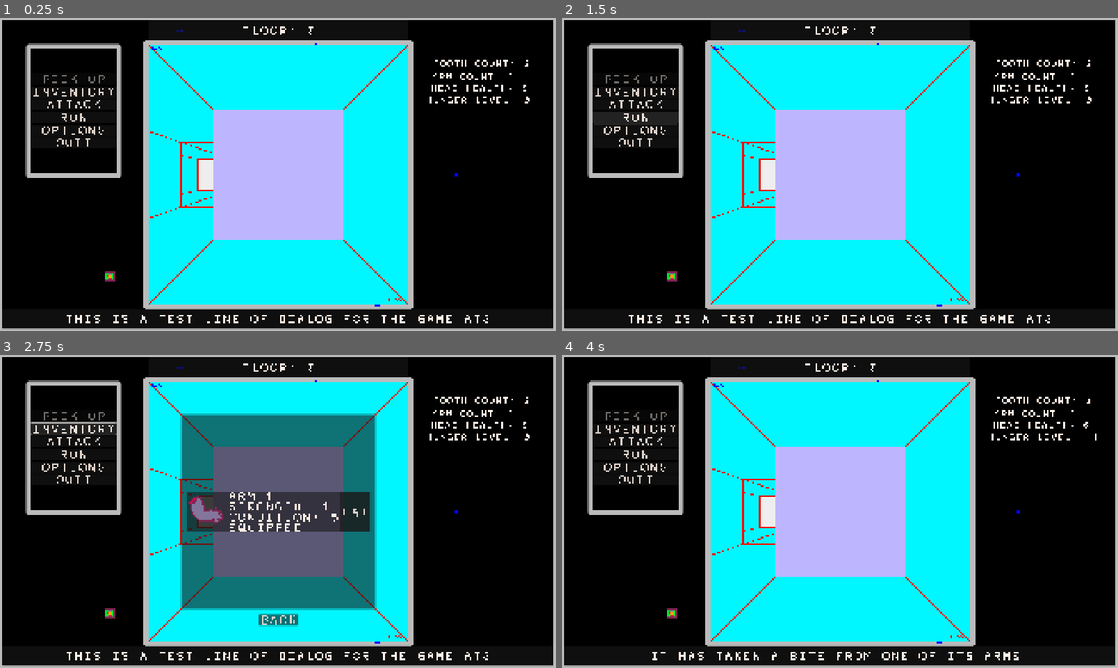
Above: before the commit, frames 1-4 (two rows, left to right).
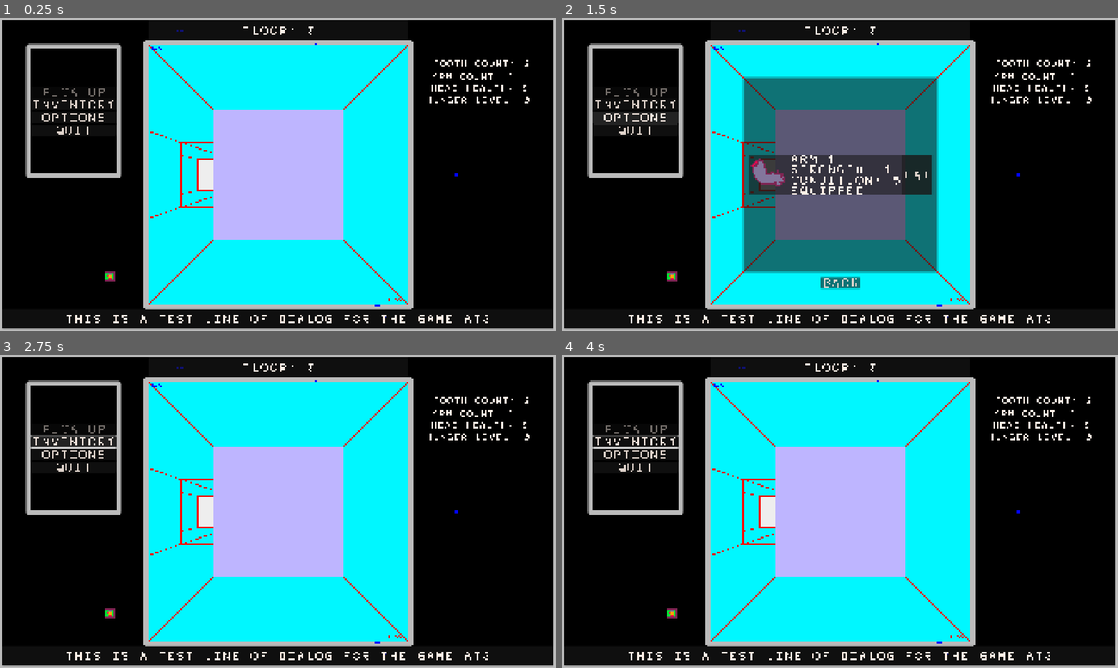
Above: after the commit, the same moments.

Repository: sym-z/arm-to-the-teeth
Game: Godot game, scene res://scenes/testing_level/testing_level.tscn
The game is run twice, just before and just after one commit, with the same random seed, the same clock (stepped at 60 frames per second) and the same inputs. The project has no main scene, so this scene is started directly. The engine's default icon, where the game draws it, is replaced by a stand-in: a white triangle on a blue panel in a dark square.
Inputs (mouse positions are in pixels of both pictures, inside the frame that each line leads up to):
- Up to frame 1 (0.25 s): no input
- Up to frame 2 (1.5 s): click (634, 105) at 0.5 s, where only the run before the commit has a clickable "ATTACK"; click (634, 118) at 1.25 s, where only the run before the commit has a clickable "RUN"
- Up to frame 3 (2.75 s): click "INVENTORY" at 2 s
- Up to frame 4 (4 s): click (917, 511) at 2.75 s, where only the run before the commit has a clickable "EAT"; click (840, 621) at 3.5 s, where only the run before the commit has a clickable "BACK"

The runs differ from the first frame. In frame 1, 0.6% of the frame differs, in the area x 6-21%, y 18-42%; in frame 2, 23%; in frame 3, 24%, in the area x 5-68%, y 18-87%; in frame 4, 1.6%.

Commit message:
Created Combat Viewport

Diff:
--- /dev/null
+++ b/src/classes/enemy/enemy.gd
@@ -0,0 +1,18 @@
+class_name Enemy extends Resource
+
+
+var total_health : int = 5
+var curr_health : int = 5
+
+var damage : int = 1
+
+var anim : SpriteFrames
+
+#TODO: Possibly item drop?
+
+func debug_print():
+	print("ENEMY")
+	print("TOTAL HEALTH: ", total_health)
+	print("CURRENT HEALTH: ", curr_health)
+	print("DAMAGE : ", damage)
+	print("ANIMATION : ", anim)
--- /dev/null
+++ b/src/prefabs/combat_viewport/combat_viewport.gd
@@ -0,0 +1,38 @@
+extends MarginContainer
+
+var opponent : Enemy
+
+@export_category("Dialog Box Button Choices")
+@export var attack_button : Button
+@export var run_button : Button
+
+@export_category("Animations")
+@export var player_anim : AnimatedSprite2D
+@export var enemy_anim : AnimatedSprite2D
+
+@export_category("TEMP ENEMY STATS")
+@export var temp_e_health : Label
+@export var temp_e_damage : Label
+func _ready():
+	visible = false
+
+
+# Called every frame. 'delta' is the elapsed time since the previous frame.
+func _process(delta):
+	pass
+
+func begin_combat(e : Enemy, loc : Vector2i):
+	Log.add_log_message("IT HAS ENTERED COMBAT")
+	visible = true
+	print("COMBAT BEGAN WITH ")
+	e.debug_print()
+	print("AT ", loc)
+	opponent = e
+	refresh_temp_labels()
+	if e.anim != null:
+		enemy_anim.sprite_frames = e.anim
+
+func refresh_temp_labels():
+	temp_e_health.text = "HEALTH: " + str(opponent.curr_health) + "/" + str(opponent.total_health)
+	temp_e_damage.text = "DAMAGE: " + str(opponent.damage)
+	pass
--- /dev/null
+++ b/src/prefabs/combat_viewport/combat_viewport.tscn
@@ -0,0 +1,116 @@
+[gd_scene load_steps=13 format=3 uid="uid://bg56n8dk3bo32"]
+
+[ext_resource type="Theme" uid="uid://sf5sddao6d8d" path="res://themes/combat_viewport/cv_margin_container.tres" id="1_tr6sk"]
+[ext_resource type="Script" uid="uid://kfv56jd16u1x" path="res://prefabs/combat_viewport/combat_viewport.gd" id="2_1vvdr"]
+[ext_resource type="Theme" uid="uid://b8yc44w3kkyyv" path="res://themes/combat_viewport/cv_panel_background.tres" id="2_l6kcl"]
+[ext_resource type="Theme" uid="uid://b0247qwjlu8lv" path="res://themes/combat_viewport/dialog_box_panel_container.tres" id="3_s7sq0"]
+[ext_resource type="Theme" uid="uid://cy0kpb306vpwj" path="res://themes/combat_viewport/db_button_choices_hbox.tres" id="4_1vvdr"]
+[ext_resource type="Theme" uid="uid://bwh30wttiv88h" path="res://themes/combat_viewport/db_margin_container.tres" id="4_j2lbb"]
+[ext_resource type="Theme" uid="uid://buown6vatfsa6" path="res://themes/combat_viewport/db_buttons.tres" id="5_0i4k7"]
+[ext_resource type="Texture2D" uid="uid://usv74cjcjiqn" path="res://assets/visual/prototype_items/enemy_d1.png" id="8_704d3"]
+[ext_resource type="Texture2D" uid="uid://ou7e6kd78irn" path="res://icon.svg" id="9_guh7h"]
+
+[sub_resource type="AtlasTexture" id="AtlasTexture_0d03b"]
+atlas = ExtResource("8_704d3")
+region = Rect2(0, 0, 224, 224)
+
+[sub_resource type="SpriteFrames" id="SpriteFrames_6m76e"]
+animations = [{
+"frames": [{
+"duration": 1.0,
+"texture": SubResource("AtlasTexture_0d03b")
+}],
+"loop": true,
+"name": &"default",
+"speed": 5.0
+}]
+
+[sub_resource type="SpriteFrames" id="SpriteFrames_6poga"]
+animations = [{
+"frames": [{
+"duration": 1.0,
+"texture": ExtResource("9_guh7h")
+}],
+"loop": true,
+"name": &"default",
+"speed": 5.0
+}]
+
+[node name="Combat Viewport" type="MarginContainer" node_paths=PackedStringArray("attack_button", "run_button", "player_anim", "enemy_anim", "temp_e_health", "temp_e_damage")]
+anchors_preset = 15
+anchor_right = 1.0
+anchor_bottom = 1.0
+grow_horizontal = 2
+grow_vertical = 2
+mouse_filter = 2
+theme = ExtResource("1_tr6sk")
+script = ExtResource("2_1vvdr")
+attack_button = NodePath("Dialog Box/Dialog Box Panel Container/Button Choices/Attack")
+run_button = NodePath("Dialog Box/Dialog Box Panel Container/Button Choices/Run")
+player_anim = NodePath("Player Sprite")
+enemy_anim = NodePath("Enemy Sprite")
+temp_e_health = NodePath("TEMP ENEMY STATS/VBoxContainer/TEMP ENEMY HEALTH")
+temp_e_damage = NodePath("TEMP ENEMY STATS/VBoxContainer/TEMP ENEMY DAMAGE")
+
+[node name="Background" type="Panel" parent="."]
+layout_mode = 2
+mouse_filter = 2
+theme = ExtResource("2_l6kcl")
+
+[node name="Dialog Box" type="MarginContainer" parent="."]
+layout_mode = 2
+mouse_filter = 2
+theme = ExtResource("4_j2lbb")
+theme_override_constants/margin_top = 696
+
+[node name="Dialog Box Panel Container" type="PanelContainer" parent="Dialog Box"]
+z_index = 1
+layout_mode = 2
+mouse_filter = 2
+theme = ExtResource("3_s7sq0")
+
+[node name="Button Choices" type="HBoxContainer" parent="Dialog Box/Dialog Box Panel Container"]
+layout_mode = 2
+mouse_filter = 2
+theme = ExtResource("4_1vvdr")
+alignment = 1
+
+[node name="Attack" type="Button" parent="Dialog Box/Dialog Box Panel Container/Button Choices"]
+layout_mode = 2
+theme = ExtResource("5_0i4k7")
+text = "ATTACK"
+
+[node name="Run" type="Button" parent="Dialog Box/Dialog Box Panel Container/Button Choices"]
+layout_mode = 2
+theme = ExtResource("5_0i4k7")
+text = "RUN"
+
+[node name="Enemy Sprite" type="AnimatedSprite2D" parent="."]
+position = Vector2(1226, 293)
+scale = Vector2(1.54775, 1.58149)
+sprite_frames = SubResource("SpriteFrames_6m76e")
+
+[node name="Player Sprite" type="AnimatedSprite2D" parent="."]
+position = Vector2(704, 725)
+scale = Vector2(2.71238, 2.97792)
+sprite_frames = SubResource("SpriteFrames_6poga")
+
+[node name="TEMP ENEMY STATS" type="MarginContainer" parent="."]
+layout_mode = 2
+theme_override_constants/margin_left = 210
+theme_override_constants/margin_top = 175
+theme_override_constants/margin_right = 0
+theme_override_constants/margin_bottom = 0
+
+[node name="VBoxContainer" type="VBoxContainer" parent="TEMP ENEMY STATS"]
+layout_mode = 2
+
+[node name="TEMP ENEMY HEALTH" type="Label" parent="TEMP ENEMY STATS/VBoxContainer"]
+layout_mode = 2
+theme_override_font_sizes/font_size = 32
+text = "HEALTH: "
+
+[node name="TEMP ENEMY DAMAGE" type="Label" parent="TEMP ENEMY STATS/VBoxContainer"]
+layout_mode = 2
+theme_override_font_sizes/font_size = 32
+text = "DAMAGE: "
--- a/src/prefabs/map/map.gd
+++ b/src/prefabs/map/map.gd
@@ -5,6 +5,8 @@
 var empty_cells : Array[Vector2i]
 ## To keep track of unique Arm objects
 var arm_atlas : Dictionary[Vector2i, Arm]
+## To keep track of unique Enemy objects
+var enemy_atlas : Dictionary[Vector2i, Enemy]
 
 var frontier : Array[Cell]
 @export var rows : int = 10
@@ -119,6 +121,12 @@
 	for arm_loc in arm_atlas.keys():
 		print(arm_loc)
 		arm_atlas[arm_loc].debug_print()
+
+func print_enemy_atlas():
+	print("ENEMY ATLAS")
+	for enemy_loc in enemy_atlas.keys():
+		print(enemy_loc)
+		enemy_atlas[enemy_loc].debug_print()
 #endregion
 #region Prim's Algorithm
 # Prim's Algorithm
@@ -315,6 +323,12 @@
 			arm_drop.condition = 6
 			arm_drop.equipped = false
 			arm_atlas[loc] = arm_drop
+		elif type == Cell.TYPE.ENEMY:
+			var new_enemy : Enemy = Enemy.new()
+			#TODO: Randomize stats, but influence based off of floor level
+			# Keeping defaults for now
+			#TODO: GIVE UNIQUE SPRITEFRAMES!
+			enemy_atlas[loc] = new_enemy
 		#print("Placing ", type, " at ", loc)
 	else:
 		push_error("Attempted to place an empty item on a cell in place_item_at_loc in map.gd")
--- a/src/prefabs/player/player.gd
+++ b/src/prefabs/player/player.gd
@@ -8,15 +8,16 @@
 ## Will the player enter the battle scene when they step on a space with an enemy
 @export var ignore_combat : bool = false
 ## Is the player currently in combat
-var in_battle : bool = false
+var in_combat : bool = false
 
 signal change_facing
 signal change_position
 signal item_picked_up
 # Allows items/landmarks to be set after the player has spawned.
 signal player_spawned
-# Sends signal to UI to activate buttons and/or start battle.
+# Sends signal to UI to activate buttons
 signal item_detected(item : Cell.TYPE, loc : Vector2i)
+signal combat_started(enemy: Enemy, loc : Vector2i)
 #region Inventory and Stat Variables
 @export var tooth_count : int = 3
 # How many arms are equipped
@@ -68,7 +69,7 @@
 	pass
 #region Player Movement
 func _input(event):
-	if in_battle == false:
+	if in_combat == false:
 		if event.is_action_pressed("move_forward"):
 			move()
 		if event.is_action_pressed("move_back"):
@@ -158,7 +159,8 @@
 			item_detected.emit(Cell.TYPE.ENEMY, position)
 			# Begin combat
 			if ignore_combat == false:
-				in_battle = true
+				in_combat = true
+				combat_started.emit(map.enemy_atlas[position], position)
 			return Cell.TYPE.ENEMY
 	push_error("Current cell does not have detectable type in check_cell_type() in player.gd")
 	item_detected.emit(Cell.TYPE.EMPTY, position)
--- a/src/prefabs/ui/mini_map/mini_map.gd
+++ b/src/prefabs/ui/mini_map/mini_map.gd
@@ -23,7 +23,6 @@
 func _ready():
 	player = root_ui.player
 	map = root_ui.map
-	print(map)
 	player.connect("change_facing", player_direction_refresh)
 	player.connect("change_position", player_position_refresh)
 	player.connect("item_picked_up", item_picked_up)
@@ -39,7 +38,6 @@
 	return mini_map_tiles.get_frame_texture("default", walls)
 
 func create_visualization():
-	print("POGGY")
 	var world_map : Dictionary[Vector2i,Cell] = map.world_map
 	for key in world_map.keys():
 		var curr_texture : Texture2D = int_to_sprite(world_map[key].walls_to_int())
--- a/src/prefabs/ui/ui.gd
+++ b/src/prefabs/ui/ui.gd
@@ -1,13 +1,12 @@
 extends CanvasLayer
 
+#region Initializations and Export Variables
 @export var player : Node
 @export var map : Node
 
 @export_category("Context Menu Buttons")
 @export var pickup_button : Button
 @export var inventory_button : Button
-@export var attack_button : Button
-@export var run_button : Button
 @export var options_button : Button
 @export var quit_button : Button
 
@@ -18,9 +17,9 @@
 @export var head_label : Label
 @export var hunger_label : Label
 
-var item_to_pick : Cell.TYPE = Cell.TYPE.EMPTY
 
 # For adding arms to the inventory
+var item_to_pick : Cell.TYPE = Cell.TYPE.EMPTY
 @export_category("Inventory")
 @export var inventory_container : MarginContainer
 @export var item_container : VBoxContainer
@@ -44,6 +43,10 @@
 
 @export_category("Mini Map")
 @export var mini_map : Node2D
+
+@export_category("Combat Viewport")
+@export var combat_viewport : MarginContainer
+#endregion
 func _ready():
 	Log.connect("new_log", update_log_line)
 	Log.connect("new_log", update_full_log)
@@ -94,27 +97,21 @@
 	match item:
 		Cell.TYPE.EMPTY:
 			pickup_button.disabled = true
-			disable_combat_buttons()
 			item_to_pick = Cell.TYPE.EMPTY
 		Cell.TYPE.SPAWN:
 			pickup_button.disabled = true
-			disable_combat_buttons()
 			item_to_pick = Cell.TYPE.SPAWN
 		Cell.TYPE.EXIT:
 			pickup_button.disabled = true
-			disable_combat_buttons()
 			item_to_pick = Cell.TYPE.EXIT
 		Cell.TYPE.ARM:
 			pickup_button.disabled = false
-			disable_combat_buttons()
 			item_to_pick = Cell.TYPE.ARM
 		Cell.TYPE.TOOTH:
 			pickup_button.disabled = false
-			disable_combat_buttons()
 			item_to_pick = Cell.TYPE.TOOTH
 		Cell.TYPE.ENEMY:
 			pickup_button.disabled = true
-			enable_combat_buttons()
 			item_to_pick = Cell.TYPE.ENEMY
 
 # When the player picks up what is at their feet, set the UI to the correct state.
@@ -161,15 +158,6 @@
 	change_inventory_visibility(false)
 #endregion
 
-#region Combat Buttons
-func disable_combat_buttons():
-	attack_button.disabled = true
-	run_button.disabled = true
-func enable_combat_buttons():
-	attack_button.disabled = false
-	run_button.disabled = false
-#endregion
-
 #region Log Window
 func change_full_log_window_visibility(new_vis : bool):
 	full_log_window_container.visible = new_vis
@@ -190,3 +178,8 @@
 func _on_full_window_back_button_pressed():
 	change_full_log_window_visibility(false)
 #endregion
+
+#region Combat Handling
+func _on_player_combat_started(enemy, loc):
+	combat_viewport.begin_combat(enemy,loc)
+#endregion
--- a/src/prefabs/ui/ui.tscn
+++ b/src/prefabs/ui/ui.tscn
@@ -17,13 +17,12 @@
 [ext_resource type="Theme" uid="uid://casrwxgiyddvj" path="res://themes/viewport_header/viewport_header_margin_container.tres" id="13_xw6rm"]
 [ext_resource type="Theme" uid="uid://6j2no5j5cswb" path="res://themes/viewport_header/viewport_header_label.tres" id="14_gtvwi"]
 [ext_resource type="PackedScene" uid="uid://c2f1a8763qesj" path="res://prefabs/ui/mini_map/mini_map.tscn" id="15_gtvwi"]
-
-[node name="UI" type="CanvasLayer" node_paths=PackedStringArray("pickup_button", "inventory_button", "attack_button", "run_button", "options_button", "quit_button", "tooth_label", "arm_label", "head_label", "hunger_label", "inventory_container", "item_container", "inv_back_button", "log_line_label", "full_log_container", "full_log_window_container", "full_log_scroller", "full_log_back_button", "viewport_header_label", "mini_map")]
+[ext_resource type="PackedScene" uid="uid://bg56n8dk3bo32" path="res://prefabs/combat_viewport/combat_viewport.tscn" id="18_hvfel"]
+
+[node name="UI" type="CanvasLayer" node_paths=PackedStringArray("pickup_button", "inventory_button", "options_button", "quit_button", "tooth_label", "arm_label", "head_label", "hunger_label", "inventory_container", "item_container", "inv_back_button", "log_line_label", "full_log_container", "full_log_window_container", "full_log_scroller", "full_log_back_button", "viewport_header_label", "mini_map", "combat_viewport")]
 script = ExtResource("1_gxjsb")
 pickup_button = NodePath("Context Menu/Button Container/Pick Up")
 inventory_button = NodePath("Context Menu/Button Container/Inventory")
-attack_button = NodePath("Context Menu/Button Container/Attack")
-run_button = NodePath("Context Menu/Button Container/Run")
 options_button = NodePath("Context Menu/Button Container/Options")
 quit_button = NodePath("Context Menu/Button Container/Quit")
 tooth_label = NodePath("Temporary Labels/TEMP TEETH")
@@ -40,6 +39,7 @@
 full_log_back_button = NodePath("Log/Full Window Back Button")
 viewport_header_label = NodePath("Viewport Header Container/Viewport Header Label")
 mini_map = NodePath("Mini Map")
+combat_viewport = NodePath("Combat Viewport")
 
 [node name="Background" type="TextureRect" parent="."]
 offset_right = 40.0
@@ -74,16 +74,6 @@
 layout_mode = 2
 theme = ExtResource("4_htiv7")
 text = "INVENTORY"
-
-[node name="Attack" type="Button" parent="Context Menu/Button Container"]
-layout_mode = 2
-theme = ExtResource("5_cllw1")
-text = "ATTACK"
-
-[node name="Run" type="Button" parent="Context Menu/Button Container"]
-layout_mode = 2
-theme = ExtResource("5_cllw1")
-text = "RUN"
 
 [node name="Options" type="Button" parent="Context Menu/Button Container"]
 layout_mode = 2
@@ -134,6 +124,7 @@
 
 [node name="Inventory Window" type="MarginContainer" parent="Inventory"]
 visible = false
+z_index = 1
 anchors_preset = 15
 anchor_right = 1.0
 anchor_bottom = 1.0
@@ -152,6 +143,7 @@
 
 [node name="Back Button" type="Button" parent="Inventory"]
 visible = false
+z_index = 1
 offset_left = 892.0
 offset_top = 893.0
 offset_right = 1028.0
@@ -164,6 +156,7 @@
 [node name="Log" type="Node" parent="."]
 
 [node name="Log Line Window" type="PanelContainer" parent="Log"]
+z_index = 1
 offset_left = 7.0
 offset_top = 1003.0
 offset_right = 1910.0
@@ -182,6 +175,7 @@
 
 [node name="Log Full Window" type="MarginContainer" parent="Log"]
 visible = false
+z_index = 1
 anchors_preset = 15
 anchor_right = 1.0
 anchor_bottom = 1.0
@@ -208,6 +202,7 @@
 
 [node name="Full Window Back Button" type="Button" parent="Log"]
 visible = false
+z_index = 1
 offset_left = 893.0
 offset_top = 944.0
 offset_right = 1029.0
@@ -240,6 +235,8 @@
 scale = Vector2(4, 4)
 root_ui = NodePath("..")
 
+[node name="Combat Viewport" parent="." instance=ExtResource("18_hvfel")]
+
 [connection signal="pressed" from="Context Menu/Button Container/Pick Up" to="." method="_on_pick_up_pressed"]
 [connection signal="pressed" from="Context Menu/Button Container/Inventory" to="." method="_on_inventory_pressed"]
 [connection signal="pressed" from="Inventory/Back Button" to="." method="_on_back_button_pressed"]
--- a/src/scenes/testing_level/testing_level.tscn
+++ b/src/scenes/testing_level/testing_level.tscn
@@ -48,6 +48,7 @@
 [connection signal="change_facing" from="Player" to="Debug Visualizer Layer/Debug Visualizer" method="_on_player_change_facing"]
 [connection signal="change_position" from="Player" to="Dungeon Viewport" method="_on_player_change_position"]
 [connection signal="change_position" from="Player" to="Debug Visualizer Layer/Debug Visualizer" method="_on_player_change_position"]
+[connection signal="combat_started" from="Player" to="UI" method="_on_player_combat_started"]
 [connection signal="hunger_ticked" from="Player" to="UI" method="_on_player_hunger_ticked"]
 [connection signal="item_detected" from="Player" to="UI" method="_on_player_item_detected"]
 [connection signal="item_picked_up" from="Player" to="Dungeon Viewport" method="_on_player_item_picked_up"]
--- /dev/null
+++ b/src/themes/combat_viewport/cv_margin_container.tres
@@ -0,0 +1,7 @@
+[gd_resource type="Theme" format=3 uid="uid://sf5sddao6d8d"]
+
+[resource]
+MarginContainer/constants/margin_bottom = 92
+MarginContainer/constants/margin_left = 512
+MarginContainer/constants/margin_right = 512
+MarginContainer/constants/margin_top = 92
--- /dev/null
+++ b/src/themes/combat_viewport/cv_panel_background.tres
@@ -0,0 +1,6 @@
+[gd_resource type="Theme" load_steps=2 format=3 uid="uid://b8yc44w3kkyyv"]
+
+[ext_resource type="StyleBox" uid="uid://4hn6jtup50uf" path="res://themes/combat_viewport/cv_panel_background_style_box.tres" id="1_er12b"]
+
+[resource]
+Panel/styles/panel = ExtResource("1_er12b")
--- /dev/null
+++ b/src/themes/combat_viewport/cv_panel_background_style_box.tres
@@ -0,0 +1,16 @@
+[gd_resource type="StyleBoxFlat" format=3 uid="uid://4hn6jtup50uf"]
+
+[resource]
+bg_color = Color(0, 0, 0, 1)
+border_width_left = 16
+border_width_top = 16
+border_width_right = 16
+border_width_bottom = 16
+corner_radius_top_left = 8
+corner_radius_top_right = 8
+corner_radius_bottom_right = 8
+corner_radius_bottom_left = 8
+expand_margin_left = 16.0
+expand_margin_top = 16.0
+expand_margin_right = 16.0
+expand_margin_bottom = 16.0
--- /dev/null
+++ b/src/themes/combat_viewport/db_button_choices_hbox.tres
@@ -0,0 +1,4 @@
+[gd_resource type="Theme" format=3 uid="uid://cy0kpb306vpwj"]
+
+[resource]
+HBoxContainer/constants/separation = 128
--- /dev/null
+++ b/src/themes/combat_viewport/db_buttons.tres
@@ -0,0 +1,7 @@
+[gd_resource type="Theme" load_steps=2 format=3 uid="uid://buown6vatfsa6"]
+
+[ext_resource type="FontFile" uid="uid://d22avmrynvyyh" path="res://assets/visual/ui/ui_font_0.png" id="1_hx1q7"]
+
+[resource]
+Button/font_sizes/font_size = 32
+Button/fonts/font = ExtResource("1_hx1q7")
--- /dev/null
+++ b/src/themes/combat_viewport/db_margin_container.tres
@@ -0,0 +1,7 @@
+[gd_resource type="Theme" format=3 uid="uid://bwh30wttiv88h"]
+
+[resource]
+MarginContainer/constants/margin_bottom = 0
+MarginContainer/constants/margin_left = 0
+MarginContainer/constants/margin_right = 0
+MarginContainer/constants/margin_top = 696
--- /dev/null
+++ b/src/themes/combat_viewport/db_panel_container_style_box.tres
@@ -0,0 +1,17 @@
+[gd_resource type="StyleBoxFlat" format=3 uid="uid://dy4q0l8dyrsii"]
+
+[resource]
+content_margin_left = 16.0
+content_margin_top = 16.0
+content_margin_right = 16.0
+content_margin_bottom = 16.0
+bg_color = Color(0, 0, 0, 1)
+border_width_left = 16
+border_width_top = 16
+border_width_right = 16
+border_width_bottom = 16
+border_color = Color(1, 1, 1, 1)
+corner_radius_top_left = 8
+corner_radius_top_right = 8
+corner_radius_bottom_right = 8
+corner_radius_bottom_left = 8
--- /dev/null
+++ b/src/themes/combat_viewport/dialog_box_panel_container.tres
@@ -0,0 +1,6 @@
+[gd_resource type="Theme" load_steps=2 format=3 uid="uid://b0247qwjlu8lv"]
+
+[ext_resource type="StyleBox" uid="uid://dy4q0l8dyrsii" path="res://themes/combat_viewport/db_panel_container_style_box.tres" id="1_cynft"]
+
+[resource]
+PanelContainer/styles/panel = ExtResource("1_cynft")
Not shown, added: src/classes/enemy/enemy.gd.uid
Not shown, added: src/prefabs/combat_viewport/combat_viewport.gd.uid
Not shown: 1 places in src/prefabs/ui/ui.tscn that only renumber resources
Not shown, changed: docs/DEVLOG.md
Not shown, changed: docs/TODO.md
